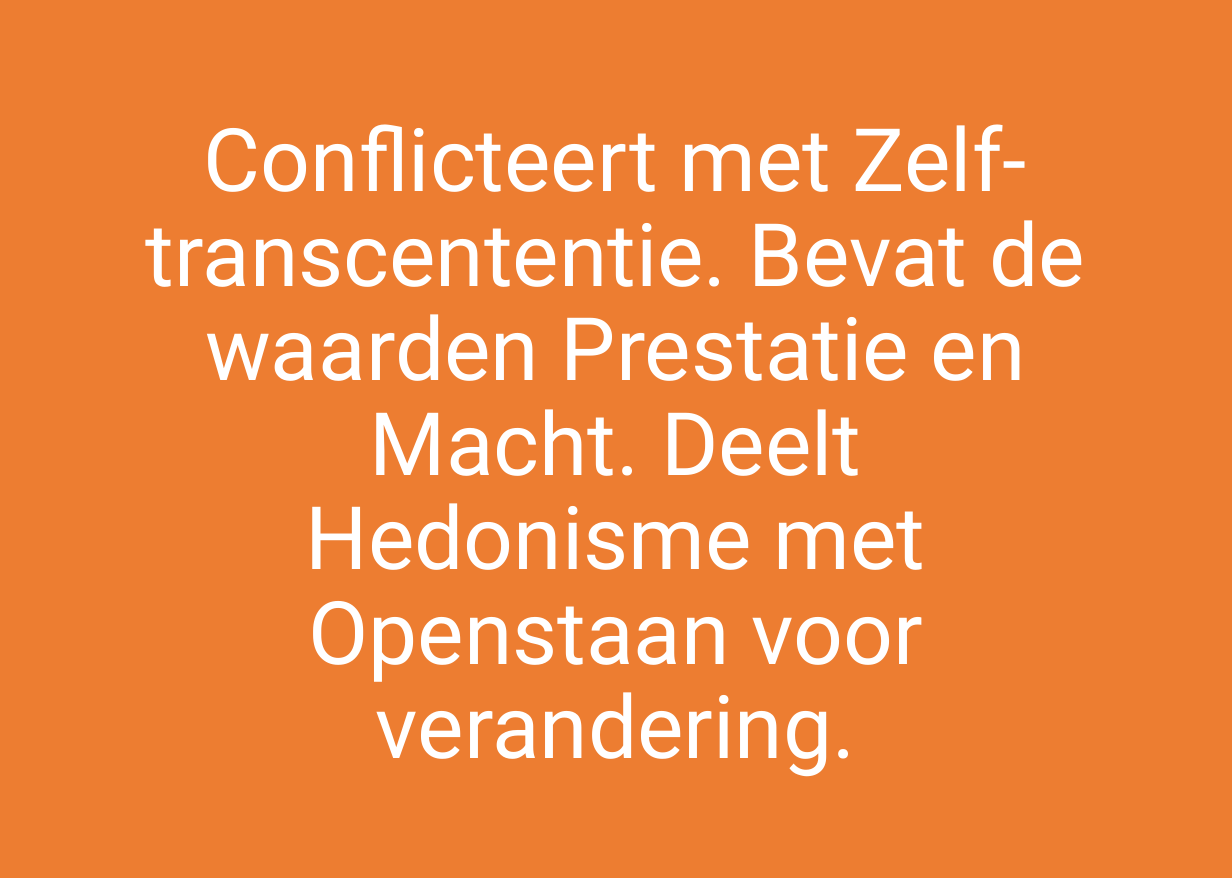
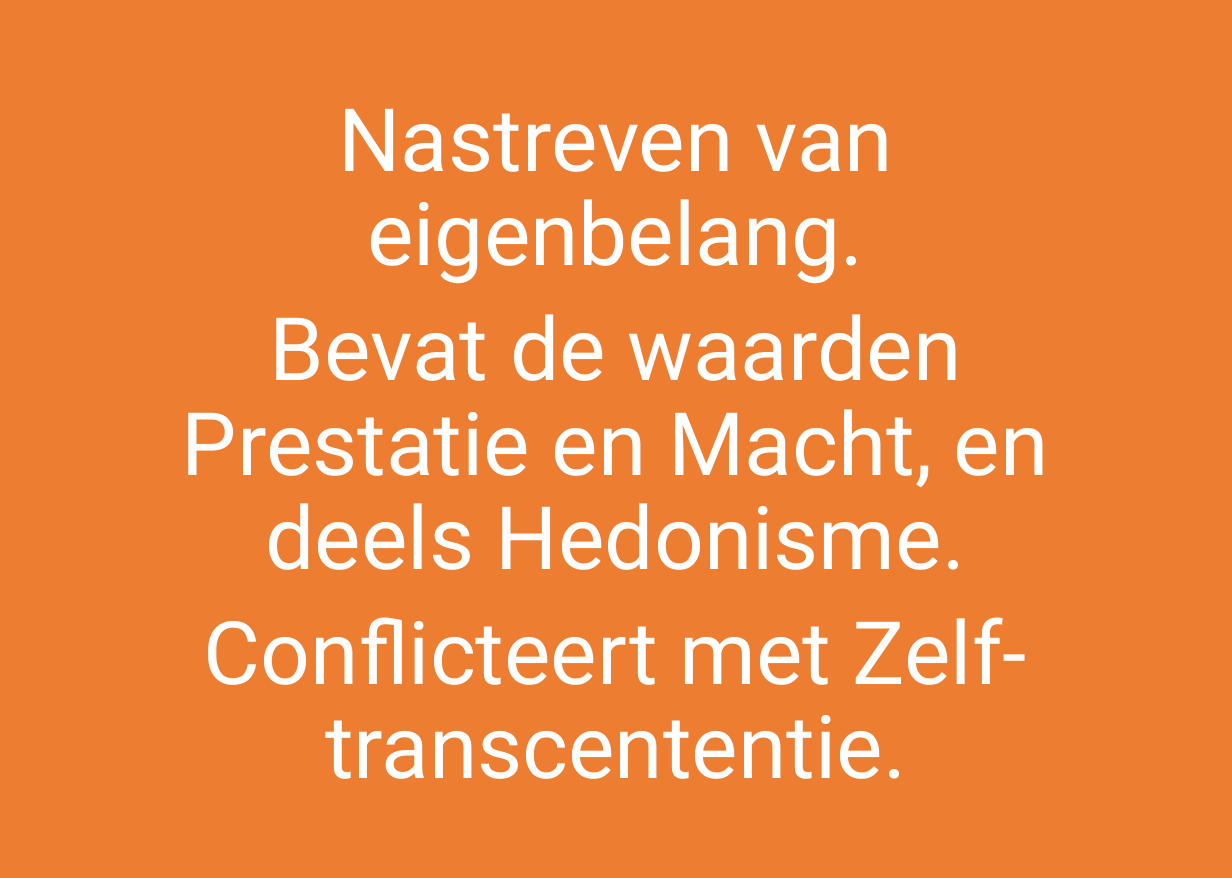
Before and after one commit to ScrumFacilitators/Schwartz-Universal-Values, a slide deck: slide 20 of Schwartz Basis Menselijke Waarden.pptx. Drawn at 1232x878 pixels with LibreOffice and Linux fonts; fonts in the diff are those of the drawing; background and template pictures are left out. Boxes give left, top, right and bottom in pixels: in the first picture for what was removed or moved away, otherwise in the second. Text is boxed around its words. In the diff, an @@ line names an element or a change of style, - is before the commit and + after.

```diff
--- a/Schwartz Basis Menselijke Waarden.pptx
+++ b/Schwartz Basis Menselijke Waarden.pptx
@@ text at (x1=182, y1=108, x2=1049, y2=779): text changed @@
-Conflicteert met Zelf-transcententie. Bevat de waarden Prestatie en Macht. Deelt Hedonisme met Openstaan voor verandering.
+Nastreven van eigenbelang.
+Bevat de waarden Prestatie en Macht, en deels Hedonisme.
+Conflicteert met Zelf-transcententie.
```
Also in this commit, not shown: 6 other slides changed.
